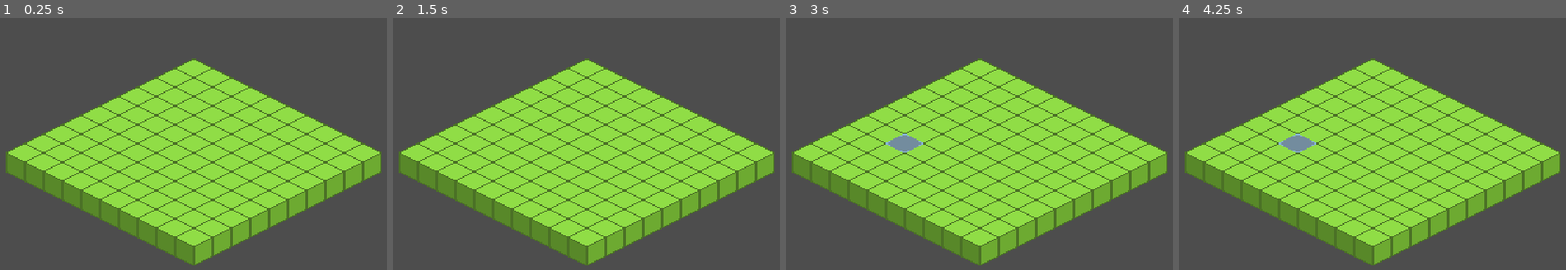
Above: before the commit, frames 1-4 (left to right).
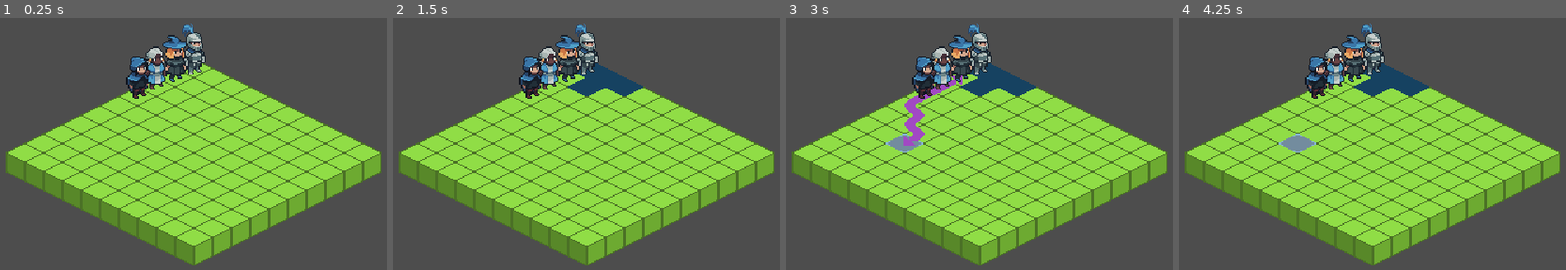
Above: after the commit, the same moments.

Repository: mprads/Tactics
Game: Godot game, scene res://scenes/main.tscn
The game is run twice, just before and just after one commit, with the same random seed, the same clock (stepped at 60 frames per second) and the same inputs.
Inputs (mouse positions are in pixels of both pictures, inside the frame that each line leads up to):
- Up to frame 1 (0.25 s): no input
- Up to frame 2 (1.5 s): tap Enter at 0.5 s; move the mouse to (733, 38) at 0.52 s; press the mouse at (733, 38) at 0.53 s; right-click (733, 38) at 0.8 s; tap Space at 1.25 s; move the mouse to (416, 78) at 1.27 s; release the mouse at (416, 78) at 1.28 s; right-click (416, 78) at 1.35 s
- Up to frame 3 (3 s): click (809, 78) at 1.55 s; tap Enter at 2 s; move the mouse to (outside the picture) at 2.02 s; press the mouse at (outside the picture) at 2.03 s; right-click (outside the picture) at 2.3 s; tap Space at 2.75 s; move the mouse to (921, 144) at 2.77 s; release the mouse at (921, 144) at 2.78 s; right-click (921, 144) at 2.85 s
- Up to frame 4 (4.25 s): click (1314, 144) at 3.05 s; tap Enter at 3.5 s; move the mouse to (outside the picture) at 3.52 s; press the mouse at (outside the picture) at 3.53 s; right-click (outside the picture) at 3.8 s

The runs differ from the first frame. In frame 1, 2.9% of the frame differs, in the area x 32-54%, y 2-33%; in frame 2, 4.2%; in frame 3, 5.0%, in the area x 30-65%, y 2-51%; in frame 4, 4.2%.
Error before the commit: Invalid access to property or key 'global_position' on a base object of type 'null instance'. (res://scenes/controllers/event_controller.gd:21)
Error after the commit: Invalid access to property or key '(2, -5)' on a base object of type 'Dictionary'. (res://scenes/controllers/tile_controller.gd:111)

Commit message:
Added unit selection when clicking on an occupied tile, swapping units clears hover layer, added hover indicator of selected unit

Diff:
--- a/project.godot
+++ b/project.godot
@@ -12,8 +12,14 @@
 
 config/name="Tactics"
 run/main_scene="res://scenes/main.tscn"
-config/features=PackedStringArray("4.1", "GL Compatibility")
+config/features=PackedStringArray("4.2", "GL Compatibility")
 config/icon="res://icon.svg"
+
+[autoload]
+
+Party="*res://scenes/auto_load/party.tscn"
+UnitPool="*res://scenes/auto_load/unit_pool.tscn"
+GameEvents="*res://scenes/auto_load/game_events.tscn"
 
 [display]
 
@@ -25,7 +31,7 @@
 
 [input]
 
-move={
+left_click={
 "deadzone": 0.5,
 "events": [Object(InputEventMouseButton,"resource_local_to_scene":false,"resource_name":"","device":-1,"window_id":0,"a …(258 unchanged characters)…
 ]
--- /dev/null
+++ b/scenes/auto_load/game_events.gd
@@ -0,0 +1,17 @@
+extends Node
+
+signal unit_selected(unit: Node2D)
+signal move_started()
+signal move_ended()
+
+
+func emit_unit_selected(unit: Node2D) -> void:
+	unit_selected.emit(unit)
+
+
+func emit_move_started() -> void:
+	move_started.emit()
+
+
+func emit_move_ended() -> void:
+	move_ended.emit()
--- /dev/null
+++ b/scenes/auto_load/game_events.tscn
@@ -0,0 +1,6 @@
+[gd_scene load_steps=2 format=3 uid="uid://cmmhl51m3iiba"]
+
+[ext_resource type="Script" path="res://scenes/auto_load/game_events.gd" id="1_p1ib7"]
+
+[node name="GameEvents" type="Node"]
+script = ExtResource("1_p1ib7")
--- /dev/null
+++ b/scenes/auto_load/party.gd
@@ -0,0 +1,15 @@
+extends Node
+
+var party: Array[UnitStats] = []
+
+
+func add_member_to_party() -> void:
+	pass
+
+
+func remove_member_to_party() -> void:
+	pass
+
+
+func get_party() -> Array[UnitStats]:
+	return party
--- /dev/null
+++ b/scenes/auto_load/party.tscn
@@ -0,0 +1,6 @@
+[gd_scene load_steps=2 format=3 uid="uid://dh2uyvuebbxsq"]
+
+[ext_resource type="Script" path="res://scenes/auto_load/party.gd" id="1_l30wv"]
+
+[node name="Party" type="Node"]
+script = ExtResource("1_l30wv")
--- /dev/null
+++ b/scenes/auto_load/unit_pool.gd
@@ -0,0 +1,11 @@
+extends Node
+#TODO: turn this into a weighted table
+@export var pool: Array[UnitStats] = []
+
+
+func get_random() -> UnitStats:
+	return pool[0]
+
+
+func get_all() -> Array[UnitStats]:
+	return pool
--- /dev/null
+++ b/scenes/auto_load/unit_pool.tscn
@@ -0,0 +1,11 @@
+[gd_scene load_steps=6 format=3 uid="uid://cuc5xvo07s6du"]
+
+[ext_resource type="Script" path="res://scenes/auto_load/unit_pool.gd" id="1_4ugmo"]
+[ext_resource type="Resource" uid="uid://c1uuckfwvc8n" path="res://resources/units/knight.tres" id="2_6pqph"]
+[ext_resource type="Resource" uid="uid://6606ik0ssep6" path="res://resources/units/mage.tres" id="3_pkk5m"]
+[ext_resource type="Resource" uid="uid://nkv1ifiiigid" path="res://resources/units/priest.tres" id="4_ye2oa"]
+[ext_resource type="Resource" uid="uid://dtksfj1c71vja" path="res://resources/units/thief.tres" id="5_gp2im"]
+
+[node name="UnitPool" type="Node"]
+script = ExtResource("1_4ugmo")
+pool = Array[Resource("res://resources/units/unit_stats.gd")]([ExtResource("2_6pqph"), ExtResource("3_pkk5m"), ExtResource("4_ye2oa"), ExtResource("5_gp2im")])
--- a/scenes/controllers/event_controller.gd
+++ b/scenes/controllers/event_controller.gd
@@ -1,49 +1,96 @@
 extends Node2D
+
+@export var unit_scene: PackedScene
 
 # this feels wrong, perhaps this should be in an autoload
 # but these are only level dependant so autoload also seems incorrect
-@onready var unit_action_controller = $"../UnitActionController"
 @onready var navigation_controller = $"../NavigationController"
 @onready var tile_controller = $"../TileController"
 
 var previous_mouse_pos
+var resource_party: Array[UnitStats] = []
+var party: Array[Node2D] = []
+#TODO: implement proper states, finite state machine may be too far
+var game_state: String = "waiting"
+var selected_unit: Node2D
 
 func _ready() -> void:
 	previous_mouse_pos = get_global_mouse_position()
 	tile_controller.generate_map(10, 10)
+	resource_party = UnitPool.get_all()
+	_generate_party()
+
+	selected_unit = party[0]
+
+	GameEvents.move_started.connect(_on_move_started)
+	GameEvents.move_ended.connect(_on_move_ended)
 
 
 func _process(delta: float) -> void:
 	# once state machine is in place change check to find move state
 	if get_global_mouse_position() != previous_mouse_pos:
-		var player = unit_action_controller.get_selected_unit()
-		var mouse_position = get_global_mouse_position()
-		var path_to_mouse = navigation_controller.create_id_path(mouse_position, player.global_position)
-		tile_controller.draw_arrow_along_path(path_to_mouse)
+		if selected_unit:
+			var mouse_position = get_global_mouse_position()
+			var path_to_mouse = navigation_controller.create_id_path(mouse_position, selected_unit.global_position)
+			tile_controller.draw_arrow_along_path(path_to_mouse)
 
 func _input(event) -> void:
-	if event.is_action_pressed("show_moveable") && unit_action_controller.get_selected_unit() != null:
-		var player = unit_action_controller.get_selected_unit()
-		tile_controller.flood_fill_hover_tiles(player.global_position, player.get_move_distance(), true)
+	if game_state == "waiting":
 
-	if event.is_action_pressed("move") && unit_action_controller.get_selected_unit() != null:
-		var player = unit_action_controller.get_selected_unit()
-		if player.get_is_moving():
-			return
+		if event.is_action_pressed("show_moveable") && selected_unit != null:
+			tile_controller.flood_fill_hover_tiles(selected_unit.global_position, selected_unit.get_move_distance(), true)
 
-		# base node changed from node to node2d in order to use global mouse position.
-		# there should be a way to get the global position from the viewport without chanign to node2d
-		var mouse_position = get_global_mouse_position()
-		var selected_tile = navigation_controller.convert_world_position_to_id(mouse_position)
-		var player_tile = navigation_controller.convert_world_position_to_id(mouse_position)
-		var id_path = navigation_controller.create_id_path(mouse_position, player.global_position)
+		if event.is_action_pressed("left_click") && selected_unit != null:
+			handle_left_click()
 
-		if id_path.size() > player.get_move_distance():
+
+func handle_left_click() -> void:
+	# base node changed from node to node2d in order to use global mouse position.
+	# there should be a way to get the global position from the viewport without chaning to node2d
+	var mouse_position = get_global_mouse_position()
+
+	var selected_tile = navigation_controller.convert_world_position_to_id(mouse_position)
+	var selected_tile_data = tile_controller.get_tile_data(selected_tile)
+	var tile_has_unit = selected_tile_data["unit"]
+
+	if tile_has_unit:
+		selected_unit = tile_has_unit
+		GameEvents.emit_unit_selected(selected_unit)
+		return
+	else:
+		var id_path = navigation_controller.create_id_path(mouse_position, selected_unit.global_position)
+		if id_path.size() > selected_unit.get_move_distance():
 			return
 
 		var world_path = navigation_controller.convert_id_path_to_world_positions(id_path)
-		player.set_path(world_path)
+		selected_unit.set_path(world_path)
 		tile_controller.clear_layer("hover_layer")
 		# this should be handled somewhere else, not sure where, probably a signal of unit move in autoload events
-		tile_controller.update_tile_data(navigation_controller.convert_world_position_to_id(player.global_position), "occupied")
-		tile_controller.update_tile_data(id_path[id_path.size() - 1], "occupied")
+		tile_controller.update_tile_data(navigation_controller.convert_world_position_to_id(selected_unit.global_position), "unit", null)
+		tile_controller.update_tile_data(id_path[id_path.size() - 1], "unit", selected_unit)
+
+
+func _generate_party():
+	var count = 0
+	for unit in resource_party:
+		var unit_instance = _generate_unit(unit)
+		var player_party = get_tree().get_first_node_in_group("PlayerParty")
+		unit_instance.global_position = navigation_controller.convert_id_to_world_position(Vector2i(0, count))
+		tile_controller.update_tile_data(Vector2i(0, count), "unit", unit_instance)
+		player_party.add_child(unit_instance)
+		party.push_back(unit_instance)
+		count += 1
+
+
+func _generate_unit(unit: UnitStats) -> Node2D:
+	var unit_instance = unit_scene.instantiate()
+	unit_instance.set_unit_type(unit)
+	return unit_instance
+
+
+func _on_move_started() -> void:
+	game_state = "moving"
+
+
+func _on_move_ended() -> void:
+	game_state = "waiting"
--- a/scenes/controllers/navigation_controller.gd
+++ b/scenes/controllers/navigation_controller.gd
@@ -19,7 +19,6 @@
 	var mouse_tile_position = tile_map.local_to_map(mouse_position)
 	if astar_grid.is_in_boundsv(mouse_tile_position):
 		var id_path = astar_grid.get_id_path(player_tile_position, mouse_tile_position).slice(1)
-#		print("created path: ", id_path)
 		return id_path
 	else:
 		return []
@@ -35,3 +34,7 @@
 		world_path.append(tile_map.map_to_local(id))
 
 	return world_path
+
+
+func convert_id_to_world_position(id: Vector2i) -> Vector2:
+	return tile_map.map_to_local(id)
--- a/scenes/controllers/tile_controller.gd
+++ b/scenes/controllers/tile_controller.gd
@@ -25,6 +25,11 @@
 
 var grid = {}
 
+
+func _ready() -> void:
+	GameEvents.unit_selected.connect(_on_unit_selected)
+
+
 func _process(delta: float) -> void:
 	var mouse_pos = get_global_mouse_position()
 
@@ -32,14 +37,14 @@
 		return
 
 	last_mouse_pos = mouse_pos
-	update_mouse_hover(mouse_pos)
+	_update_mouse_hover(mouse_pos)
 
 
 func generate_map(x: int, y: int) -> void:
 	for i in x:
 		for j in y:
 			grid[str(Vector2i(i, j))] = {
-				"occupied": false
+				"unit": null
 			}
 			tile_map.set_cell(ground_layer, Vector2i(i, j), ground_source, ground_atlas)
 
@@ -56,7 +61,7 @@
 			continue
 		elif !grid.has(str(current_tile)):
 			continue
-		elif exclude_occupided && grid[str(current_tile)]["occupied"] && current_tile != starting_pos:
+		elif exclude_occupided && grid[str(current_tile)]["unit"] && current_tile != starting_pos:
 			continue
 
 		var distance: int = get_difference_between_tiles(starting_pos, current_tile)
@@ -86,7 +91,7 @@
 			tile_map.clear_layer(mouse_layer)
 
 
-func update_mouse_hover(mouse_pos: Vector2) -> void:
+func _update_mouse_hover(mouse_pos: Vector2) -> void:
 	var new_pos = tile_map.local_to_map(mouse_pos)
 	if grid.has(str(new_pos)):
 		tile_map.clear_layer(mouse_layer)
@@ -98,10 +103,19 @@
 	tile_map.set_cells_terrain_connect(arrow_layer, id_path, arrow_terrain_set, arrow_terrain)
 
 
-func update_tile_data(id: Vector2i, key) -> void:
-	grid[str(id)][key] = !grid[str(id)][key]
+func update_tile_data(id: Vector2i, key, value) -> void:
+	grid[str(id)][key] = value
+
+
+func get_tile_data(id: Vector2i) -> Dictionary:
+	return grid[str(id)]
 
 
 func get_difference_between_tiles(starting: Vector2i, end: Vector2i) -> int:
 	var difference: Vector2i = (end - starting).abs()
 	return int(difference.x + difference.y)
+
+
+func _on_unit_selected(unit: Node2D) -> void:
+	clear_layer("hover_layer")
+	flood_fill_hover_tiles(unit.global_position, 0)
--- a/scenes/controllers/unit_action_controller.gd
+++ /dev/null
@@ -1,11 +0,0 @@
-extends Node
-
-var selected_unit: CharacterBody2D
-
-
-func _ready() -> void:
-	selected_unit = get_tree().get_first_node_in_group("PlayerUnits")
-
-
-func get_selected_unit() -> CharacterBody2D:
-	return selected_unit
--- a/scenes/controllers/unit_action_controller.tscn
+++ /dev/null
@@ -1,6 +0,0 @@
-[gd_scene load_steps=2 format=3 uid="uid://dkloosplokane"]
-
-[ext_resource type="Script" path="res://scenes/controllers/unit_action_controller.gd" id="1_1m4yy"]
-
-[node name="UnitActionController" type="Node"]
-script = ExtResource("1_1m4yy")
--- a/scenes/game_objects/unit.gd
+++ b/scenes/game_objects/unit.gd
@@ -5,9 +5,12 @@
 var unit_stats: UnitStats
 var current_path: Array[Vector2]
 var is_moving: bool = false
+var is_selected: bool = false
 
 
 func _ready() -> void:
+	GameEvents.unit_selected.connect(_on_selected_unit)
+
 	if unit_stats == null:
 		return
 
@@ -15,9 +18,13 @@
 
 
 func _process(delta: float) -> void:
+	if !is_selected:
+		return
+
 	if current_path.is_empty():
-		is_moving = false
-		GameEvents.emit_move_ended()
+		if is_moving:
+			is_moving = false
+			GameEvents.emit_move_ended()
 		return
 
 	if !is_moving:
@@ -51,3 +58,8 @@
 
 func get_is_moving() -> bool:
 	return is_moving
+
+
+func _on_selected_unit(unit: Node2D) -> void:
+	if unit == self:
+		is_selected = true
--- a/scenes/game_objects/unit.tscn
+++ b/scenes/game_objects/unit.tscn
@@ -8,4 +8,4 @@
 [node name="Sprite2D" type="Sprite2D" parent="."]
 z_index = 50
 z_as_relative = false
-y_sort_enabled = true
+offset = Vector2(0, -16)
--- a/scenes/main.tscn
+++ b/scenes/main.tscn
@@ -1,21 +1,21 @@
-[gd_scene load_steps=7 format=3 uid="uid://bvw7ngvy36fn5"]
+[gd_scene load_steps=6 format=3 uid="uid://bvw7ngvy36fn5"]
 
 [ext_resource type="PackedScene" uid="uid://3o0uvi3dmq8u" path="res://assets/environment/tile_map.tscn" id="1_ciivq"]
-[ext_resource type="PackedScene" uid="uid://bsus5u5ml3tow" path="res://scenes/game_objects/player_unit/player_unit.tscn" id="2_urugy"]
 [ext_resource type="PackedScene" uid="uid://dq138k4y4ihfa" path="res://scenes/controllers/event_controller.tscn" id="2_wr16d"]
-[ext_resource type="PackedScene" uid="uid://dkloosplokane" path="res://scenes/controllers/unit_action_controller.tscn" id="4_57ouv"]
+[ext_resource type="PackedScene" uid="uid://3qqwj3s53hhd" path="res://scenes/game_objects/unit.tscn" id="3_4sqhb"]
 [ext_resource type="PackedScene" uid="uid://cqq4jav03viyf" path="res://scenes/controllers/navigation_controller.tscn" id="4_876vf"]
 [ext_resource type="PackedScene" uid="uid://dgp8f1u3lw85t" path="res://scenes/controllers/tile_controller.tscn" id="6_0epdc"]
 
 [node name="Main" type="Node2D"]
+
+[node name="Camera2D" type="Camera2D" parent="."]
 
 [node name="TileMap" parent="." instance=ExtResource("1_ciivq")]
 
 [node name="Controllers" type="Node" parent="."]
 
 [node name="EventController" parent="Controllers" instance=ExtResource("2_wr16d")]
-
-[node name="UnitActionController" parent="Controllers" instance=ExtResource("4_57ouv")]
+unit_scene = ExtResource("3_4sqhb")
 
 [node name="NavigationController" parent="Controllers" node_paths=PackedStringArray("tile_map") instance=ExtResource("4_876vf")]
 tile_map = NodePath("../../TileMap")
@@ -23,7 +23,4 @@
 [node name="TileController" parent="Controllers" node_paths=PackedStringArray("tile_map") instance=ExtResource("6_0epdc")]
 tile_map = NodePath("../../TileMap")
 
-[node name="PlayerUnit" parent="." instance=ExtResource("2_urugy")]
-position = Vector2(16, 15)
-
-[node name="Camera2D" type="Camera2D" parent="PlayerUnit"]
+[node name="PlayerParty" type="Node" parent="." groups=["PlayerParty"]]
